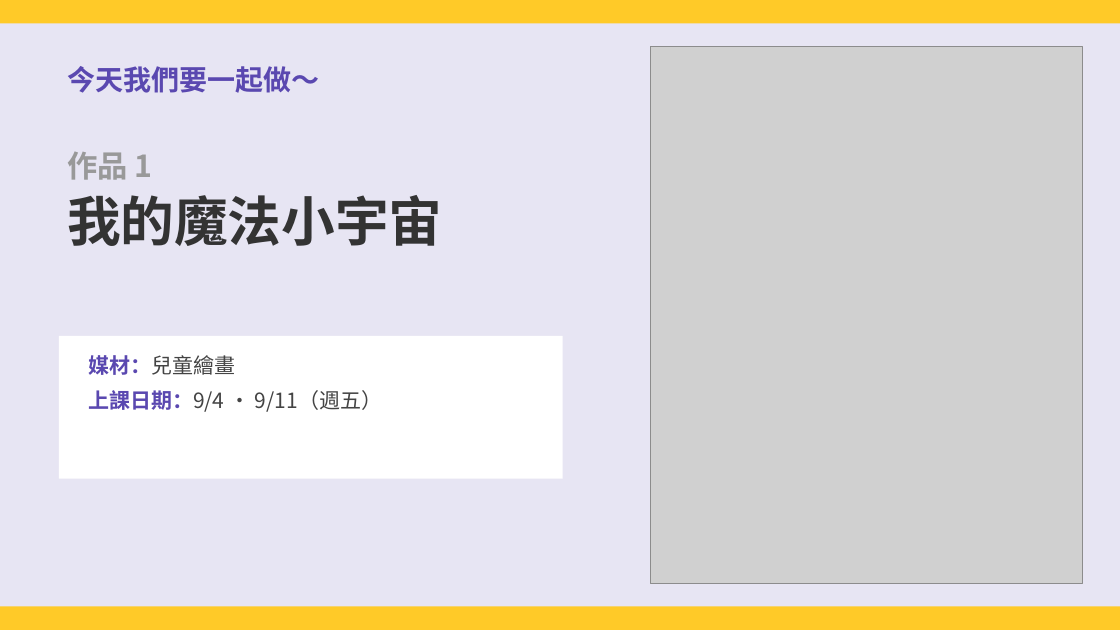
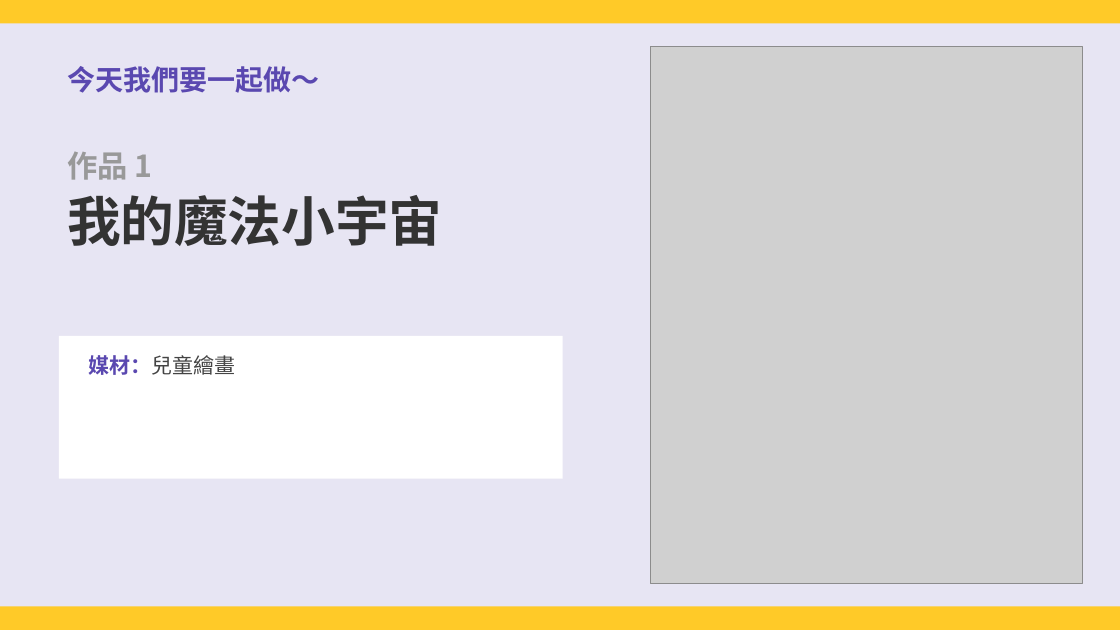
Before and after one commit to serina168/mandala-beginner, a slide deck: slide 1 of 上課簡報_作品1_我的魔法小宇宙.pptx. Drawn at 1120x630 pixels with LibreOffice and Linux fonts; fonts in the diff are those of the drawing; grey boxes stand for pictures. Boxes give left, top, right and bottom in pixels: in the first picture for what was removed or moved away, otherwise in the second. Text is boxed around its words. In the diff, an @@ line names an element or a change of style, - is before the commit and + after.

```diff
--- a/上課簡報_作品1_我的魔法小宇宙.pptx
+++ b/上課簡報_作品1_我的魔法小宇宙.pptx
@@ text at [88, 390, 382, 412]: paragraph removed @@
-上課日期：9/4 ・ 9/11（週五）
```
Also in this commit, not shown: 2 other slides changed, 12 other files.
